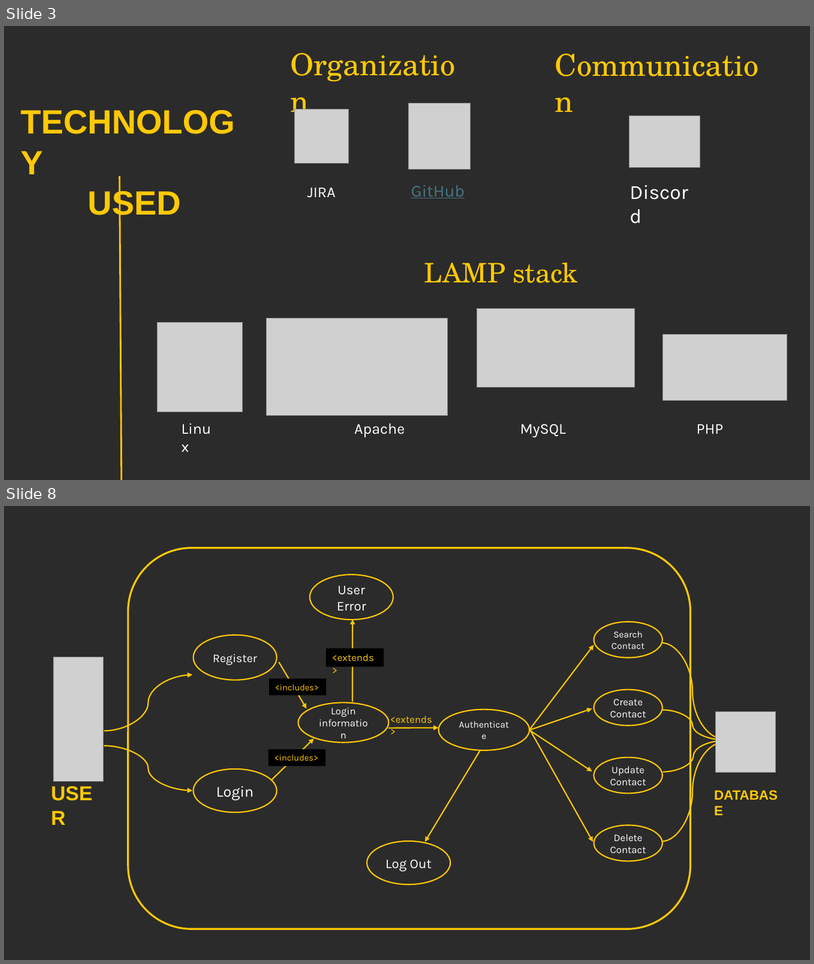
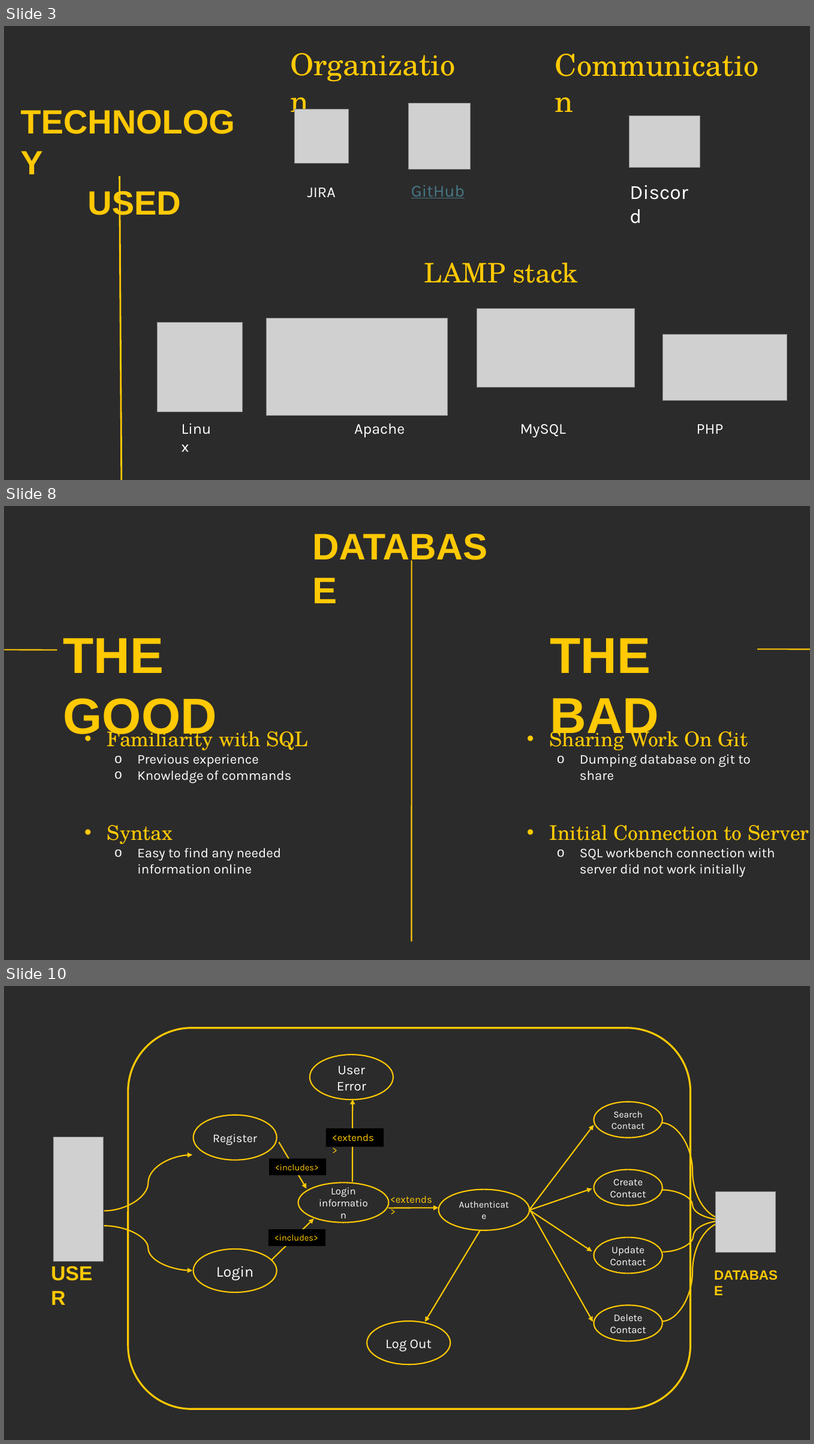
Before and after one commit to BrandalfGray/Processes, a slide deck: Presentation 4.pptx. Shown one above the other, each under a label of ours: slides 3 and 8 before the commit, slides 3, 8 and 10 after it; the slides between them are not shown. The pictures are 814x964 and 814x1444 pixels, drawn with LibreOffice and Linux fonts; fonts in the diff are those of the drawing; grey boxes stand for pictures; background and template pictures are left out; a plain dark background stands for a picture behind light text. Boxes give left, top, right and bottom in pixels: in the first picture for what was removed or moved away, otherwise in the second. Text is boxed around its words. In the diff, an @@ line names an element or a change of style, - is before the commit and + after.

```diff
--- a/Presentation 4.pptx
+++ b/Presentation 4.pptx
@@ slide 8 added at (x1=4, y1=506, x2=810, y2=960), background picture (left out) @@
@@ line added from (412, 561) to (412, 941), #FFC904 1.5 pt @@
@@ line added from (4, 649) to (57, 650), #FFC904 1.5 pt @@
@@ text added at (x1=63, y1=638, x2=217, y2=742), 60 pt, text #FFC904, bold @@
+THE GOOD
@@ text added at (x1=551, y1=638, x2=660, y2=742), 60 pt, text #FFC904, bold @@
+THE BAD
@@ line added from (758, 649) to (810, 649), #FFC904 1.5 pt @@
@@ text added at (x1=107, y1=726, x2=309, y2=783), 16 pt, text #FFFFFF @@
+• Familiarity with SQL
+  o Previous experience
+  o Knowledge of commands
@@ text added at (x1=550, y1=726, x2=751, y2=780), 16 pt, text #FFFFFF @@
+• Sharing Work On Git
+  o Dumping database on git to share
@@ text added at (x1=640, y1=754, x2=697, y2=764), 44 pt, text #FFC904, bold @@
+DATABASE
@@ text added at (x1=107, y1=825, x2=281, y2=874), 16 pt, text #FFFFFF @@
+• Syntax
+  o Easy to find any needed information online
@@ text added at (x1=550, y1=825, x2=810, y2=877), 16 pt, text #FFFFFF @@
+• Initial Connection to Server
+  o SQL workbench connection with server did not work initially
@@ what was slide 8 is now slide 10 @@
```
Also in this commit, not shown: 3 slides changed, 2 other slides added, 1 slide removed.
